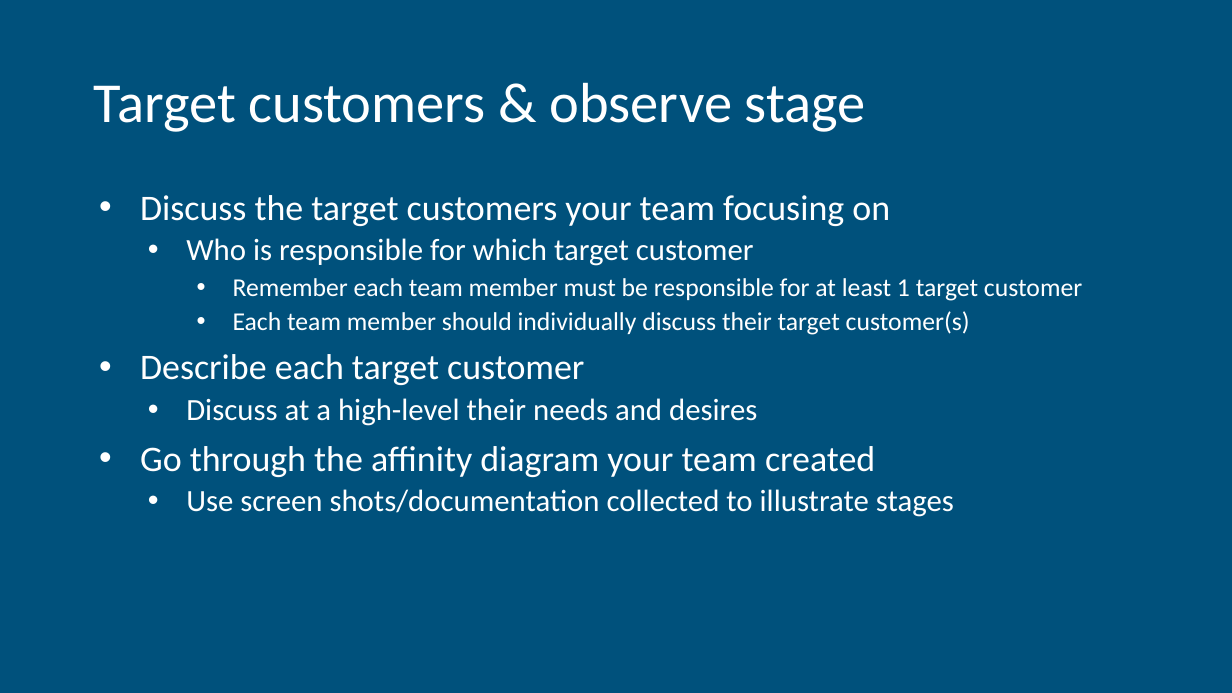
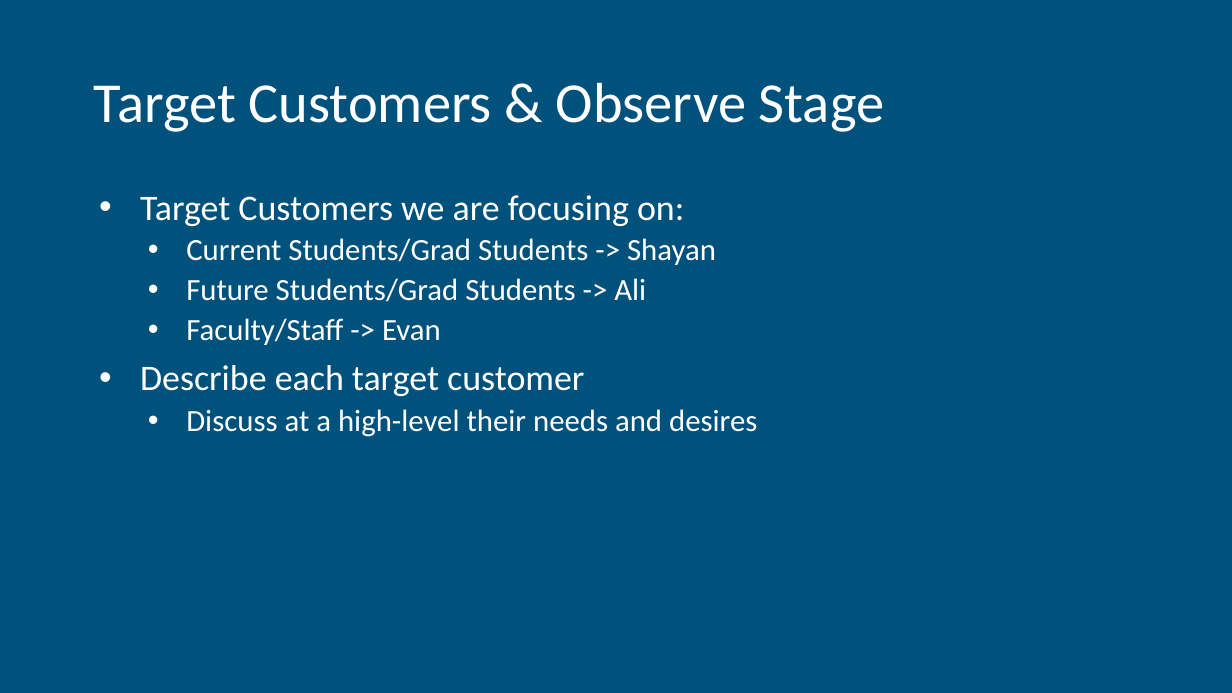
Before and after one commit to EvanGeissler/ENSE-471-UI-Project-CodeBreakers, a slide deck: slide 6 of Milestone 1/Milestone 1 Report Out.pptx (slide 4 before the commit). Drawn at 1232x693 pixels with LibreOffice and Linux fonts; fonts in the diff are those of the drawing. Boxes give left, top, right and bottom in pixels: in the first picture for what was removed or moved away, otherwise in the second. Text is boxed around its words. In the diff, an @@ line names an element or a change of style, - is before the commit and + after.

```diff
--- a/Milestone 1/Milestone 1 Report Out.pptx
+++ b/Milestone 1/Milestone 1 Report Out.pptx
@@ title at [94,82,884,132]: text changed @@
-Target customers & observe stage
+Target Customers & Observe Stage
@@ text at [140,195,716,345]: text changed; size 20 to 24 pt @@
-• Discuss the target customers your team focusing on
-  • Who is responsible for which target customer
-    • Remember each team member must be responsible for at least 1 target customer
-    • Each team member should individually discuss their target customer(s)
+• Target Customers we are focusing on:
+  • Current Students/Grad Students -> Shayan
+  • Future Students/Grad Students -> Ali
+  • Faculty/Staff -> Evan
@@ text at [140,446,954,517]: paragraphs removed @@
-• Go through the affinity diagram your team created
-  • Use screen shots/documentation collected to illustrate stages
```
Also in this commit, not shown: 1 other slide changed, 8 slides added, 3 slides removed, 1 other file.
